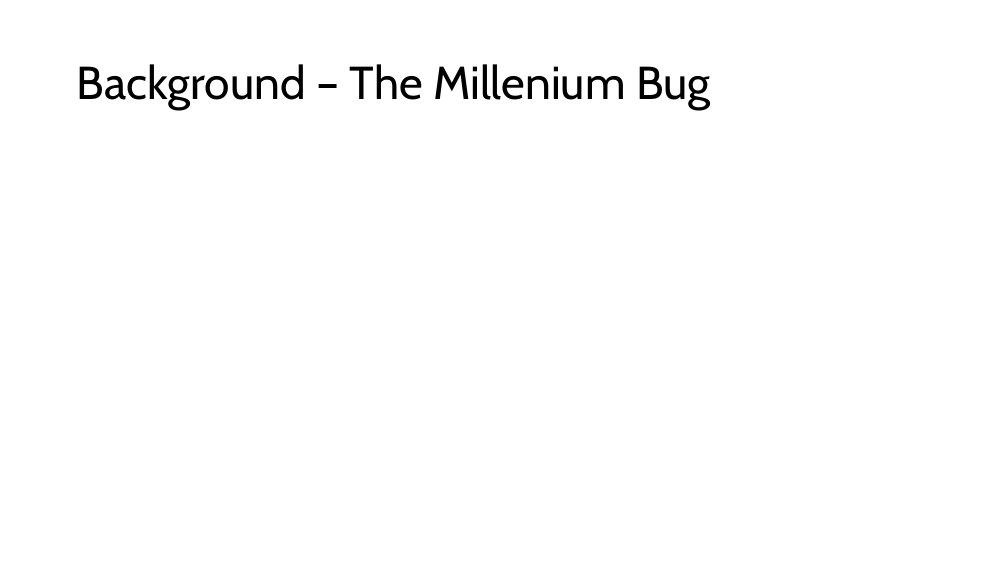
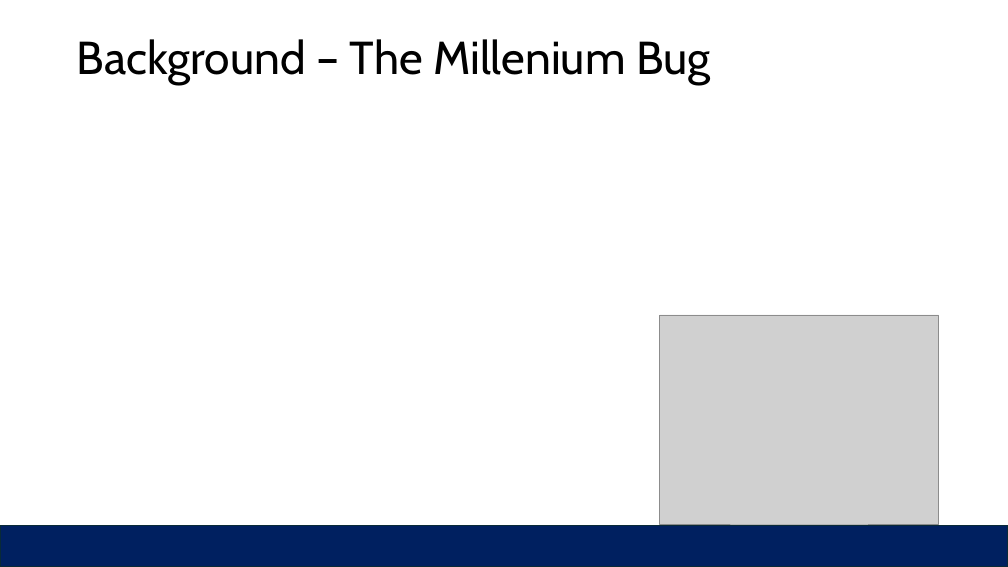
Before and after one commit to sheffy1926/Embedded_Lab_Reports, a slide deck: slide 2 of Y2K.pptx. Drawn at 1008x567 pixels with LibreOffice and Linux fonts; fonts in the diff are those of the drawing; grey boxes stand for pictures. Boxes give left, top, right and bottom in pixels: in the first picture for what was removed or moved away, otherwise in the second. Text is boxed around its words. In the diff, an @@ line names an element or a change of style, - is before the commit and + after.

```diff
--- a/Y2K.pptx
+++ b/Y2K.pptx
@@ title "Background – The Millenium Bug": place and size @@
-title "Background – The Millenium Bug" at (77, 64, 711, 110)
+title "Background – The Millenium Bug" at (77, 39, 711, 85)
@@ picture added at (660, 315, 939, 525) @@
@@ rectangle added at (0, 526, 1008, 567), fill #002060, outline #092A39 1.5 pt @@
```
Also in this commit, not shown: 4 other slides changed, 7 slides added, 5 slides removed, 8 other files.
